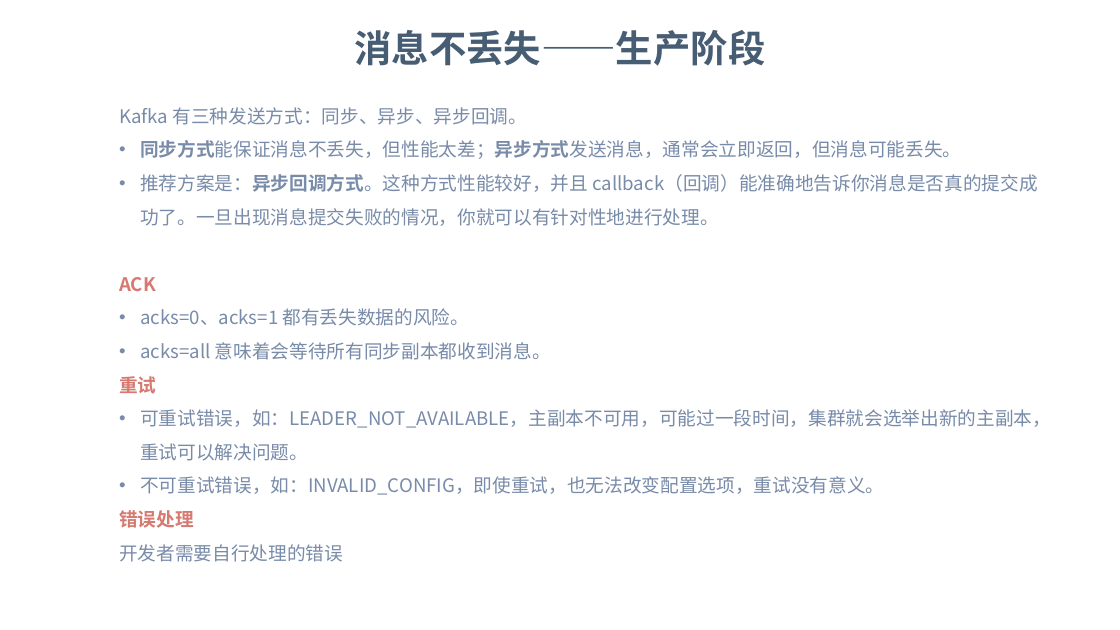
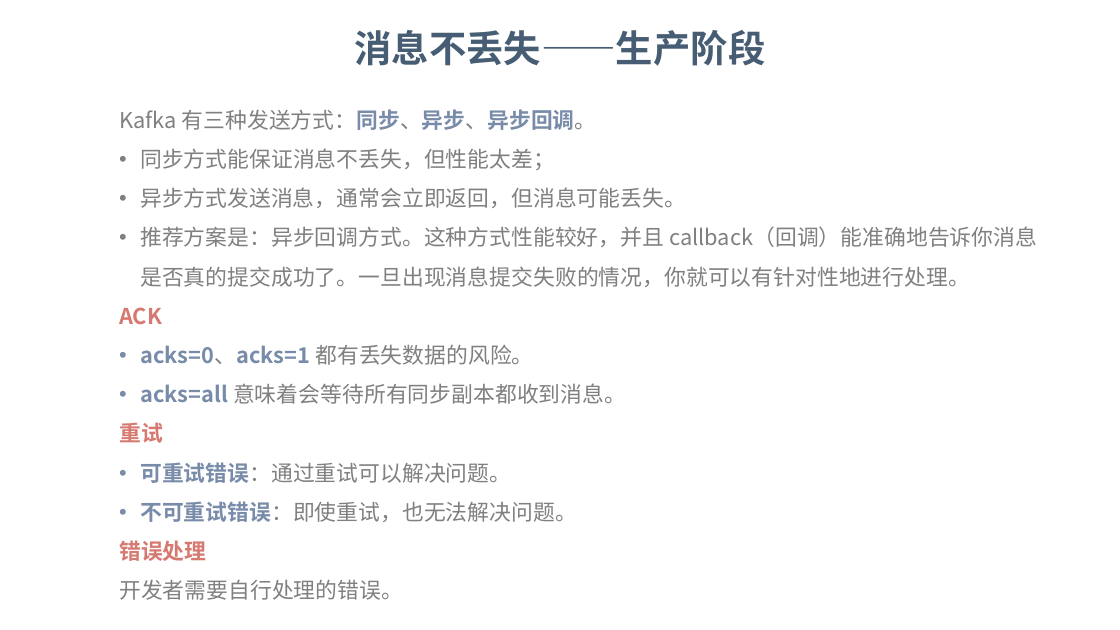
Before and after one commit to dunwu/bigdata-tutorial, a slide deck: slide 33 of assets/kafka/kafka.pptx. Drawn at 1120x630 pixels with LibreOffice and Linux fonts; fonts in the diff are those of the drawing; background and template pictures are left out. Boxes give left, top, right and bottom in pixels: in the first picture for what was removed or moved away, otherwise in the second. Text is boxed around its words. In the diff, an @@ line names an element or a change of style, - is before the commit and + after.

```diff
--- a/assets/kafka/kafka.pptx
+++ b/assets/kafka/kafka.pptx
@@ text at box(119, 109, 1037, 561): size 12 to 14 pt in "Kafka 有三种发送方式：同步、异步、异步回调。", "推荐方案是：异步回调方式。这种方式性能较好，并且 callback（回调）能准确地告诉你消息是否真的提交成功了。一旦出现 ...", "ACK", "acks=0、acks=1 都有丢失数据的风险。" and 3 more places; text colour #788BA9 to #808080 in "Kafka 有三种发送方式：同步、异步、异步回调。", "推荐方案是：异步回调方式。这种方式性能较好，并且 callback（回调）能准确地告诉你消息是否真的提交成功了。一旦出现 ...", "acks=0、acks=1 都有丢失数据的风险。", "意味着会等待所有同步副本都收到消息。"; bold on in "有三种发送方式：同步、异步、异步回调。", "acks=0、acks=1", "acks=all"; bold off in "推荐方案是：异步回调方式。这种方式性能较好，并且" @@
@@ text at box(140, 148, 686, 208): text changed; size 12 to 14 pt; text colour #788BA9 to #808080 @@
-• 同步方式能保证消息不丢失，但性能太差；异步方式发送消息，通常会立即返回，但消息可能丢失。
+• 同步方式能保证消息不丢失，但性能太差；
+• 异步方式发送消息，通常会立即返回，但消息可能丢失。
@@ text at box(140, 462, 577, 522): text changed; size 12 to 14 pt; text colour #788BA9 to #808080 @@
-• 可重试错误，如：LEADER_NOT_AVAILABLE，主副本不可用，可能过一段时间，集群就会选举出新的主副本，重试可以解决问题。
-• 不可重试错误，如：INVALID_CONFIG，即使重试，也无法改变配置选项，重试没有意义。
+• 可重试错误：通过重试可以解决问题。
+• 不可重试错误：即使重试，也无法解决问题。
@@ text at box(119, 580, 403, 600): text changed; size 12 to 14 pt; text colour #788BA9 to #808080 @@
-开发者需要自行处理的错误
+开发者需要自行处理的错误。
```
Also in this commit, not shown: 19 other slides changed, 2 slides added, 2 slides removed.
